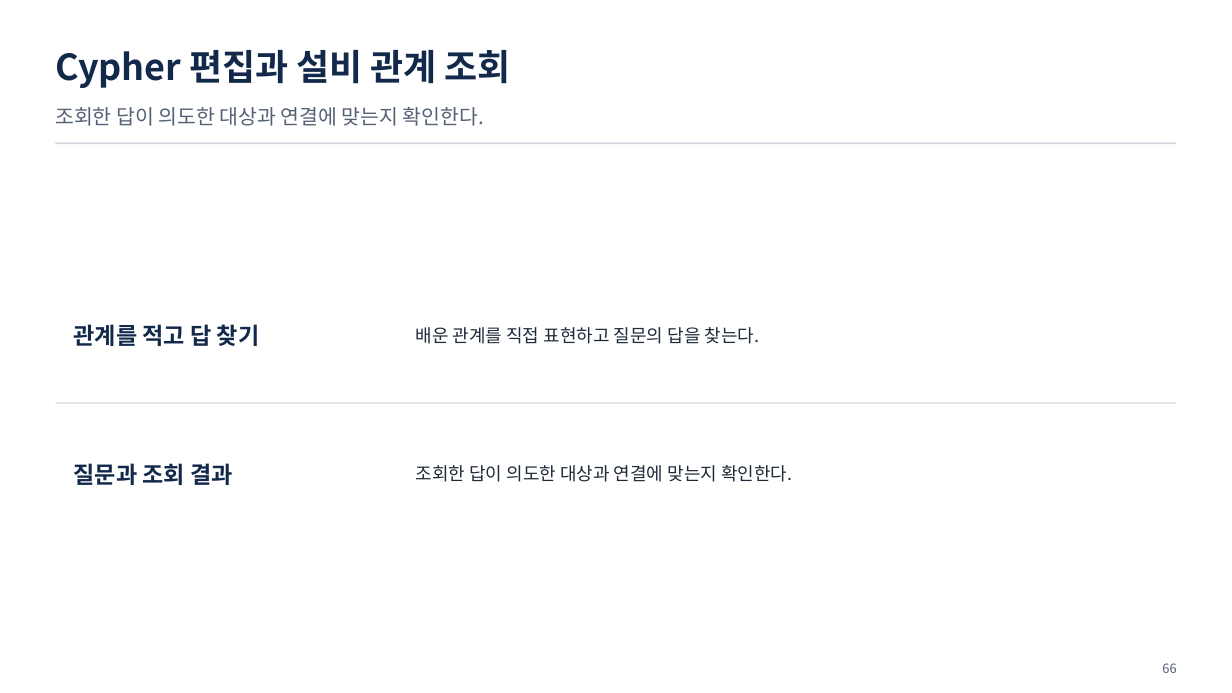
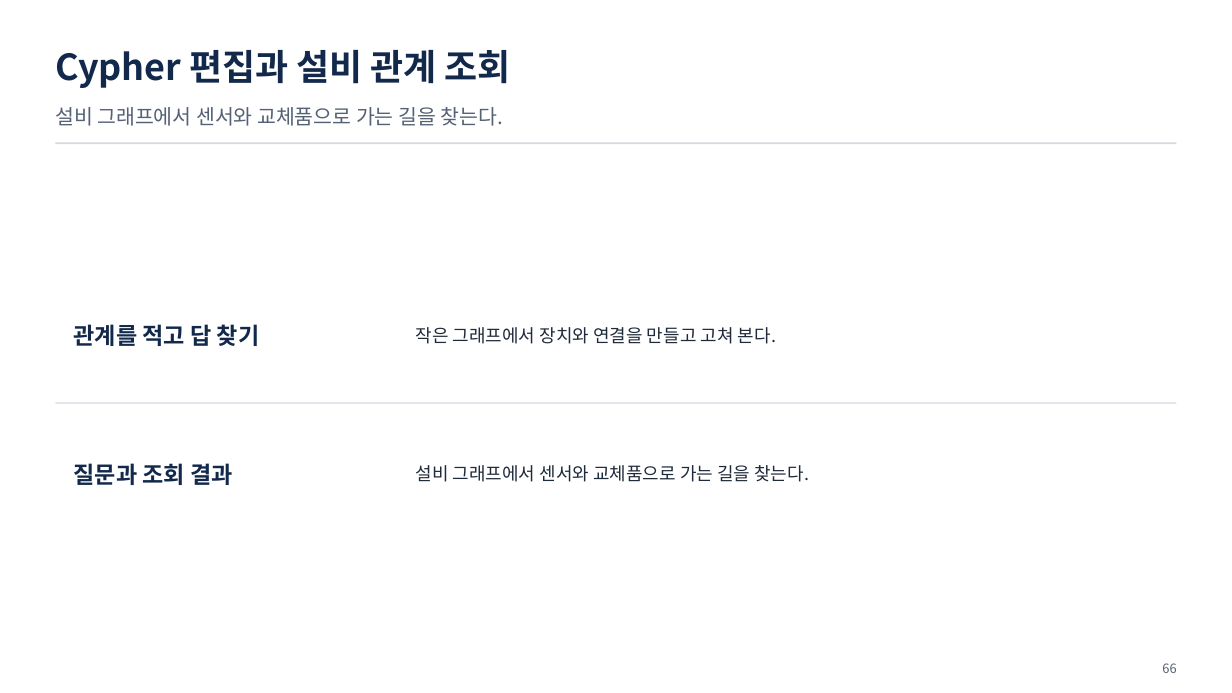
Before and after one commit to uengine-oss/hyd-iot-edu, a slide deck: slide 66 of workspace/강의제작/산출물/통합반/이론/02회차/통합반_02일차.pptx. Drawn at 1232x693 pixels with LibreOffice and Linux fonts; fonts in the diff are those of the drawing. Boxes give left, top, right and bottom in pixels: in the first picture for what was removed or moved away, otherwise in the second. Text is boxed around its words. In the diff, an @@ line names an element or a change of style, - is before the commit and + after.

```diff
--- a/workspace/강의제작/산출물/통합반/이론/02회차/통합반_02일차.pptx
+++ b/workspace/강의제작/산출물/통합반/이론/02회차/통합반_02일차.pptx
@@ text at [55, 107, 504, 126]: text changed @@
-조회한 답이 의도한 대상과 연결에 맞는지 확인한다.
+설비 그래프에서 센서와 교체품으로 가는 길을 찾는다.
@@ text at [416, 327, 777, 344]: text changed @@
-배운 관계를 직접 표현하고 질문의 답을 찾는다.
+작은 그래프에서 장치와 연결을 만들고 고쳐 본다.
@@ text at [416, 465, 809, 482]: text changed @@
-조회한 답이 의도한 대상과 연결에 맞는지 확인한다.
+설비 그래프에서 센서와 교체품으로 가는 길을 찾는다.
```
Also in this commit, not shown: 12 other files.
